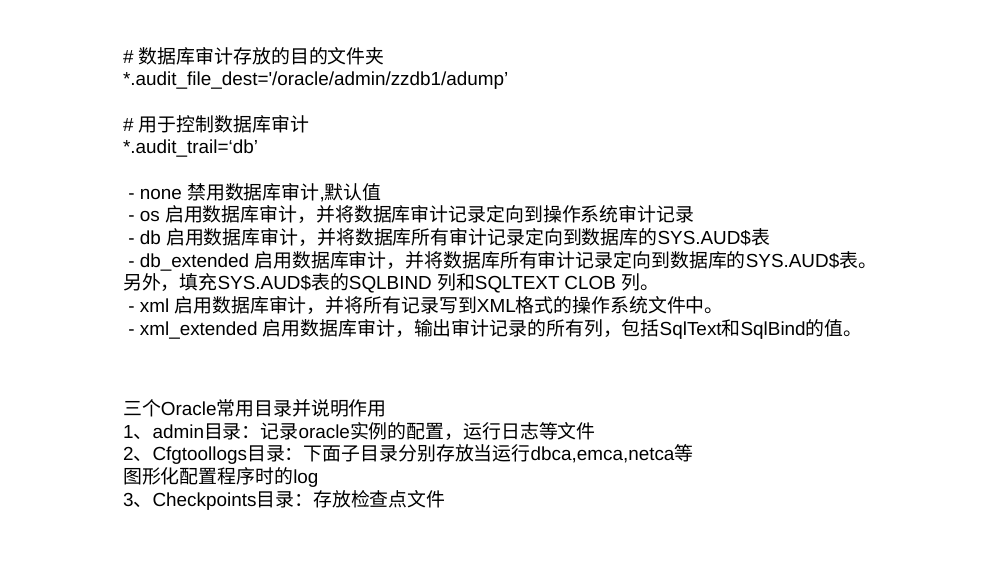
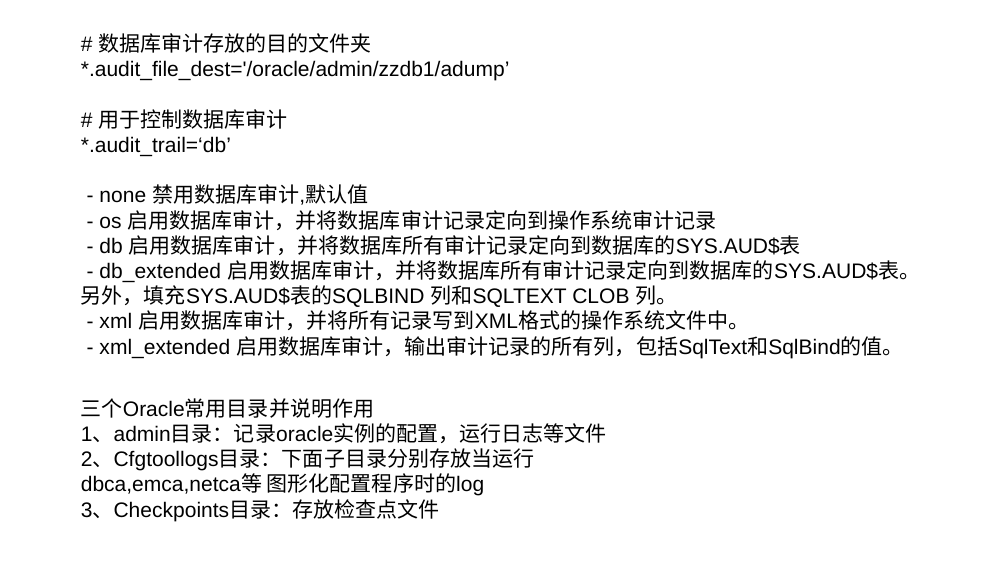
Before and after one commit to YangMengC/-Oracle-, a slide deck: slide 16 of 附加/安装数据库.pptx. Drawn at 1008x567 pixels with LibreOffice and Linux fonts; fonts in the diff are those of the drawing. Boxes give left, top, right and bottom in pixels: in the first picture for what was removed or moved away, otherwise in the second. Text is boxed around its words. In the diff, an @@ line names an element or a change of style, - is before the commit and + after.

```diff
--- a/附加/安装数据库.pptx
+++ b/附加/安装数据库.pptx
@@ text "# 数据库审计存放的目的文件夹": place and size @@
-text "# 数据库审计存放的目的文件夹" at box(123, 47, 877, 339)
+text "# 数据库审计存放的目的文件夹" at box(81, 33, 920, 359)
@@ text "# 数据库审计存放的目的文件夹" at box(81, 33, 920, 359): size 18 to 20 pt @@
@@ text "三个Oracle常用目录并说明作用" at box(81, 398, 607, 521): size 18 to 20 pt @@
@@ text "三个Oracle常用目录并说明作用": place and size @@
-text "三个Oracle常用目录并说明作用" at box(123, 399, 693, 510)
+text "三个Oracle常用目录并说明作用" at box(81, 398, 607, 521)
```
Also in this commit, not shown: 5 other slides changed, 38 other files.
